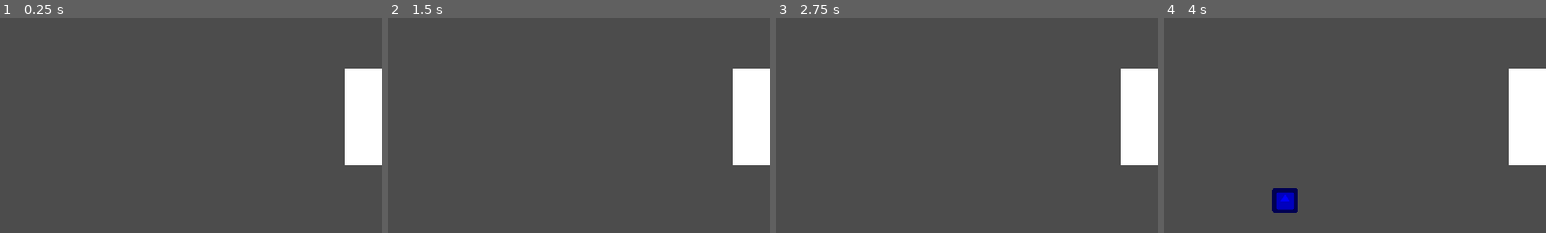
Above: before the commit, frames 1-4 (left to right).
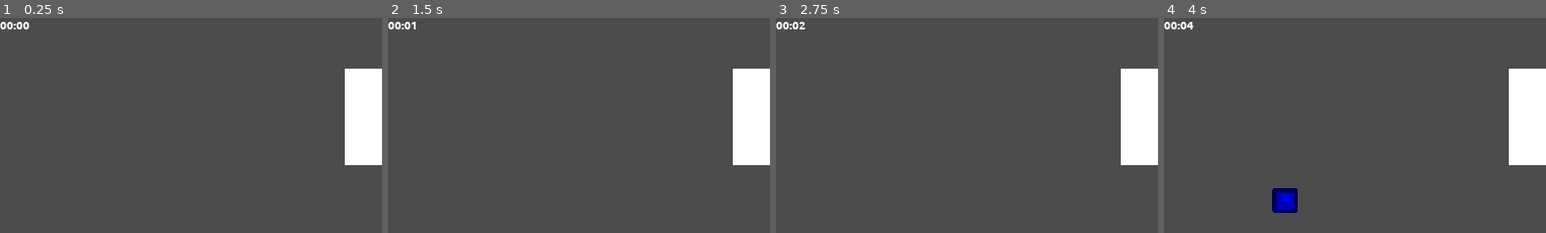
Above: after the commit, the same moments.

Repository: moisesjbc/ludum-dare-53
Game: Godot game, scene res://gameplay/main/main.tscn
Same seed, same stepped clock (60 frames per second), same inputs: the game is played once before the commit and once after it. The engine's default icon, where the game draws it, is replaced by a stand-in: a white triangle on a blue panel in a dark square.
Inputs:
- Up to frame 1 (0.25 s): no input
- Up to frame 2 (1.5 s): tap Enter at 0.5 s; hold Right (ui_right) 0.53-1.28 s; tap Space at 0.77 s; hold Left (ui_left) from 1.28 s (still down)
- Up to frame 3 (2.75 s): tap Space at 1.52 s; release Left (ui_left) at 2.03 s; hold Right (ui_right) from 2.03 s (still down)
- Up to frame 4 (4 s): tap Space at 3.02, 3.77 s; release Right (ui_right) at 3.53 s; hold Left (ui_left) from 3.53 s (still down)
The pictures show only the part of the screen within x 0-50%, y 0-50%; the shares and areas given below are measured in that part.

The runs differ from the first frame. In frame 1, 0.2% of the frame differs, in the area x 0-8%, y 1-6%; in frame 2, 0.2%; in frame 3, 0.2%; in frame 4, 0.2%.

Commit message:
Add timer

Diff:
--- /dev/null
+++ b/godot-project/gameplay/gui/timer/timer.gd
@@ -0,0 +1,16 @@
+extends Label
+
+var seconds_elapsed = 0
+
+
+func _ready():
+	set_time(0)
+
+
+func set_time(new_seconds_elapsed):
+	self.seconds_elapsed = new_seconds_elapsed
+	text = "%02d:%02d" % [self.seconds_elapsed / 60, self.seconds_elapsed % 60]
+
+
+func _on_timer_timeout():
+	set_time(seconds_elapsed + 1)
--- /dev/null
+++ b/godot-project/gameplay/gui/timer/timer.tscn
@@ -0,0 +1,25 @@
+[gd_scene load_steps=4 format=2]
+
+[ext_resource path="res://fonts/Ubuntu-B.ttf" type="DynamicFontData" id=1]
+[ext_resource path="res://gameplay/gui/timer/timer.gd" type="Script" id=2]
+
+[sub_resource type="DynamicFont" id=1]
+size = 30
+font_data = ExtResource( 1 )
+
+[node name="timer" type="Label"]
+anchor_right = 0.0854167
+anchor_bottom = 0.0731481
+custom_fonts/font = SubResource( 1 )
+text = "0:00"
+align = 1
+valign = 1
+script = ExtResource( 2 )
+__meta__ = {
+"_edit_use_anchors_": true
+}
+
+[node name="timer" type="Timer" parent="."]
+autostart = true
+
+[connection signal="timeout" from="timer" to="." method="_on_timer_timeout"]
--- a/godot-project/gameplay/main/main.tscn
+++ b/godot-project/gameplay/main/main.tscn
@@ -1,10 +1,11 @@
-[gd_scene load_steps=6 format=2]
+[gd_scene load_steps=7 format=2]
 
 [ext_resource path="res://gameplay/player/player.tscn" type="PackedScene" id=1]
 [ext_resource path="res://gameplay/delivery_zone/delivery_zone.tscn" type="PackedScene" id=2]
 [ext_resource path="res://gameplay/gui/game_over.tscn" type="PackedScene" id=3]
 [ext_resource path="res://gameplay/main/main.gd" type="Script" id=4]
 [ext_resource path="res://gameplay/box_generator/box_generator.tscn" type="PackedScene" id=5]
+[ext_resource path="res://gameplay/gui/timer/timer.tscn" type="PackedScene" id=6]
 
 [node name="main" type="Node2D"]
 script = ExtResource( 4 )
@@ -26,4 +27,6 @@
 margin_right = 1894.0
 margin_bottom = 1043.0
 
+[node name="timer" parent="gui" instance=ExtResource( 6 )]
+
 [connection signal="player_destroyed" from="player" to="." method="_on_player_player_destroyed"]
